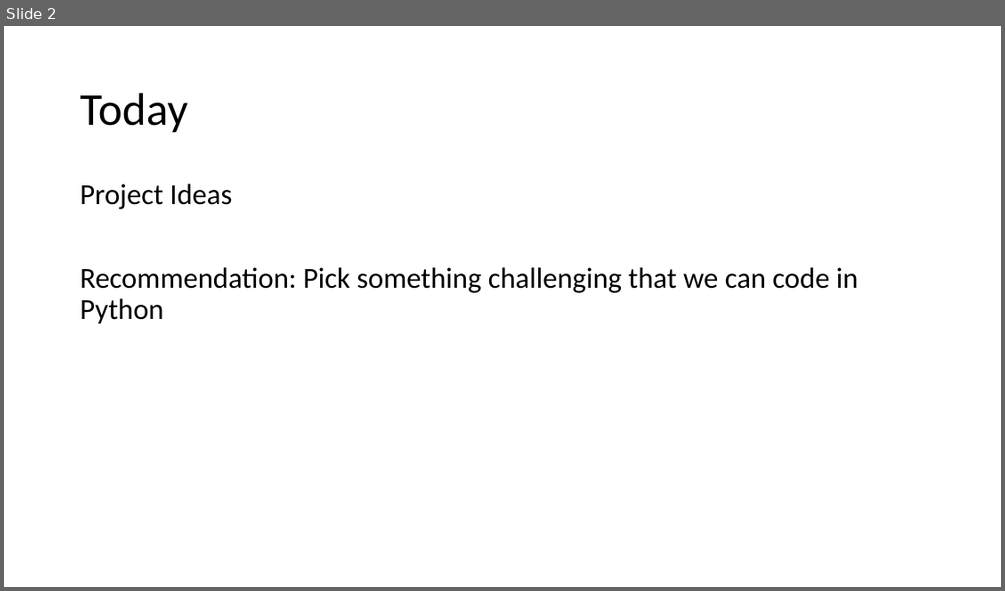
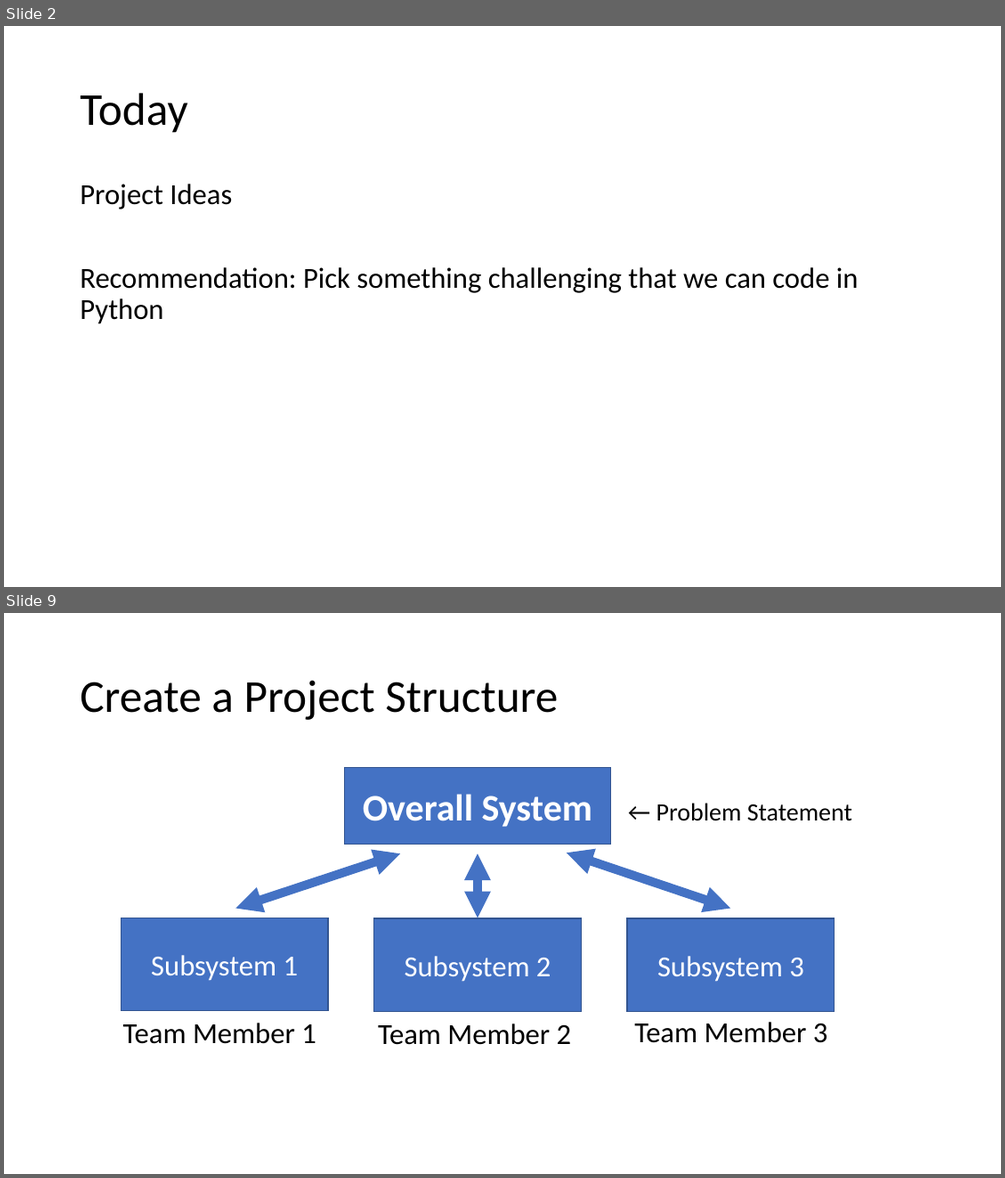
Before and after one commit to jlwgong/hangman, a slide deck: presentations/archive/Engineering III.pptx. Shown one above the other, each under a label of ours: slide 2 before the commit, slides 2 and 9 after it; the slides between them are not shown. The pictures are 1005x591 and 1005x1178 pixels, drawn with LibreOffice and Linux fonts; fonts in the diff are those of the drawing. Boxes give left, top, right and bottom in pixels: in the first picture for what was removed or moved away, otherwise in the second. Text is boxed around its words. In the diff, an @@ line names an element or a change of style, - is before the commit and + after.

```diff
--- a/presentations/archive/Engineering III.pptx
+++ b/presentations/archive/Engineering III.pptx
@@ slide 9 added at box(4, 613, 1001, 1174), background #FFFFFF @@
@@ title added at box(80, 680, 558, 720), 44 pt, text #000000 @@
+Create a Project Structure
@@ rectangle added at box(345, 767, 611, 844), fill #4472C4, outline #325491 1 pt, 36 pt, text #FFFFFF, bold @@
+Overall System
@@ text added at box(656, 803, 852, 821), 24 pt, text #000000 @@
+← Problem Statement
@@ double arrow added from (400, 854) to (235, 908), #4472C4 8.5 pt @@
@@ double arrow added from (477, 854) to (477, 918), #4472C4 8.5 pt @@
@@ double arrow added from (566, 853) to (731, 908), #4472C4 8.5 pt @@
@@ rectangle added at box(121, 918, 328, 1011), fill #4472C4, outline #325491 1 pt, 28 pt, text #FFFFFF @@
+Subsystem 1
@@ rectangle added at box(374, 918, 582, 1011), fill #4472C4, outline #325491 1 pt, 28 pt, text #FFFFFF @@
+Subsystem 2
@@ rectangle added at box(627, 918, 834, 1011), fill #4472C4, outline #325491 1 pt, 28 pt, text #FFFFFF @@
+Subsystem 3
@@ text added at box(123, 1022, 316, 1044), 28 pt, text #000000 @@
+Team Member 1
@@ text added at box(378, 1023, 572, 1045), 28 pt, text #000000 @@
+Team Member 2
@@ text added at box(634, 1022, 828, 1043), 28 pt, text #000000 @@
+Team Member 3
```
Also in this commit, not shown: 3 slides changed, 9 other slides added, 1 slide removed, 9 other files.
